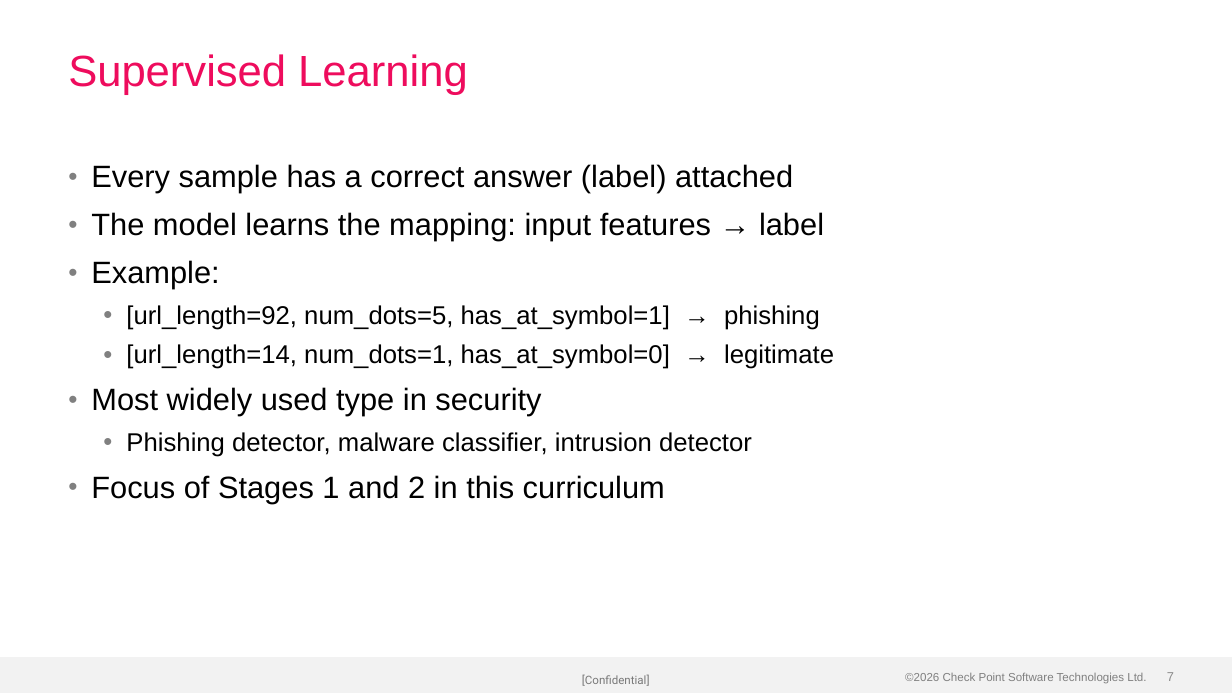
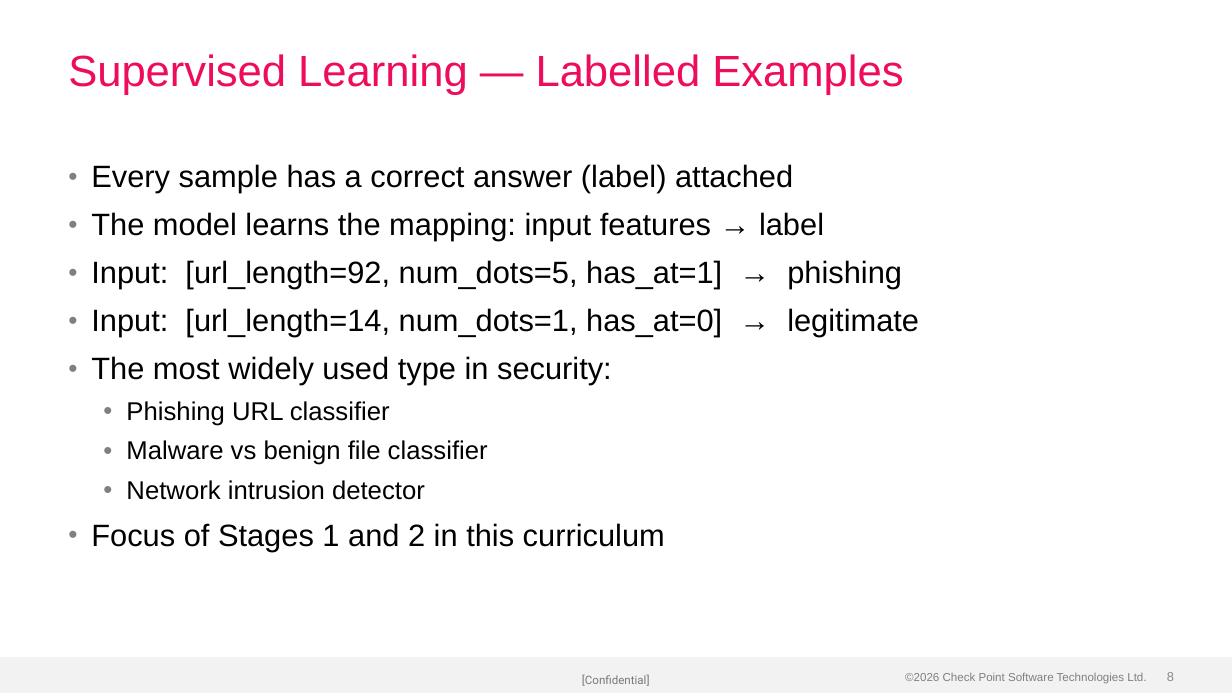
Before and after one commit to alshawwaf/ai-basic-training, a slide deck: slide 8 of stage1_classic_ml/01_what_is_ml/Lecture-1-What-is-ML.pptx (slide 7 before the commit). Drawn at 1232x693 pixels with LibreOffice and Linux fonts; fonts in the diff are those of the drawing; background and template pictures are left out. Boxes give left, top, right and bottom in pixels: in the first picture for what was removed or moved away, otherwise in the second. Text is boxed around its words. In the diff, an @@ line names an element or a change of style, - is before the commit and + after.

Commit message:
Rebuild Lecture-1-What-is-ML with richer content (36 slides)
Expanded from 25 to 36 slides with deeper coverage: EDA (class imbalance,
statistics, data leakage), the digits dataset, features vs labels, and
what the model actually sees. Content now matches the full lesson depth.

```diff
--- a/stage1_classic_ml/01_what_is_ml/Lecture-1-What-is-ML.pptx
+++ b/stage1_classic_ml/01_what_is_ml/Lecture-1-What-is-ML.pptx
@@ title at [68,54,903,95]: text changed @@
-Supervised Learning
+Supervised Learning — Labelled Examples
@@ text at [91,260,919,500]: text changed; size 20 to 24 pt @@
-• Example:
-  • [url_length=92, num_dots=5, has_at_symbol=1] → phishing
-  • [url_length=14, num_dots=1, has_at_symbol=0] → legitimate
-• Most widely used type in security
-  • Phishing detector, malware classifier, intrusion detector
+• Input: [url_length=92, num_dots=5, has_at=1] → phishing
+• Input: [url_length=14, num_dots=1, has_at=0] → legitimate
+• The most widely used type in security:
+  • Phishing URL classifier
+  • Malware vs benign file classifier
+  • Network intrusion detector
@@ page number at [1167,672,1174,681]: text changed @@
-7
+8
```
Also in this commit, not shown: 17 other slides changed, 11 slides added.
